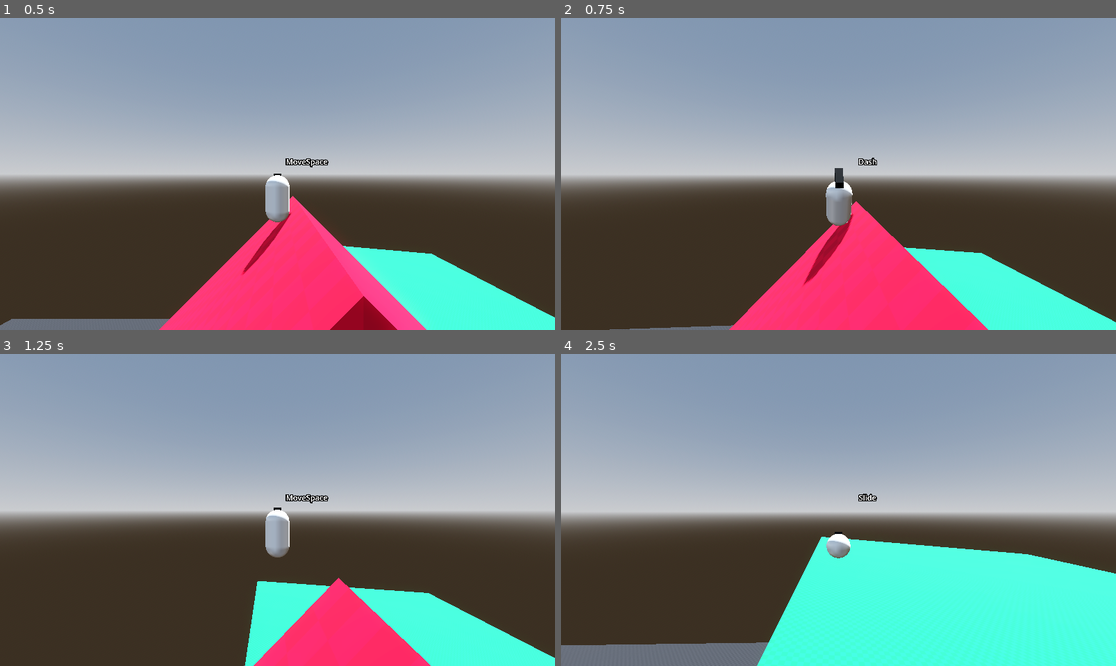
Above: before the commit, frames 1-4 (two rows, left to right).
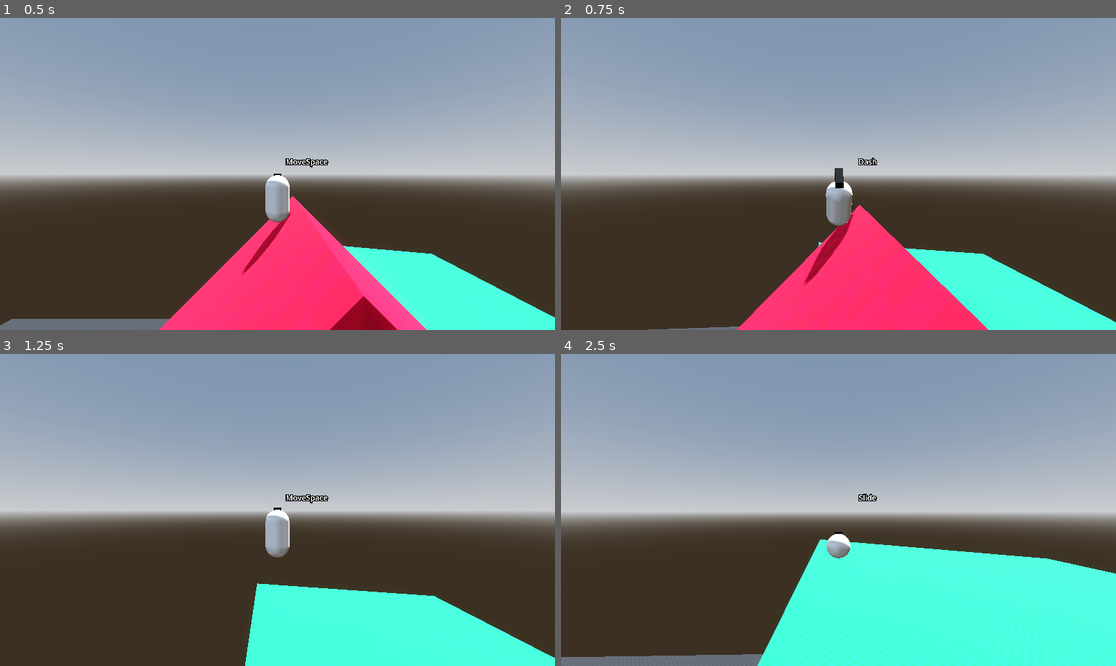
Above: after the commit, the same moments.

Repository: Gjosti/dev-sandbox
Game: Godot game, scene res://Levels/sandbox_level.tscn
Two runs of this game, one before a commit and one after it. Both use one fixed random seed, a clock stepped at 60 frames per second and the inputs below.
Inputs (mouse positions are in pixels of both pictures, inside the frame that each line leads up to):
- Up to frame 1 (0.5 s): no input
- Up to frame 2 (0.75 s): move the mouse to (866, 174) at 0.52 s; hold W (move_forward) from 0.53 s (still down); hold Shift (dash) from 0.53 s (still down); click (866, 174) at 0.67 s
- Up to frame 3 (1.25 s): keep holding W (move_forward); keep holding Shift (dash); tap Space (jump) at 0.77 s
- Up to frame 4 (2.5 s): keep holding W (move_forward); move the mouse to (810, 510) at 1.27 s; release Shift (dash) at 1.28 s; click (810, 510) at 1.35 s; tap Space (jump) at 1.52 s; tap Shift (dash) at 1.55, 2.3 s; move the mouse to (849, 503) at 2.02 s; hold Ctrl (crouch) from 2.03 s (still down)

Frame 1 is identical in both runs. In frame 2, 0.6% of the frame differs, in the area x 8-76%, y 58-100%; in frame 3, 4.8%, in the area x 43-83%, y 71-100%; in frame 4, 1.7%.

Commit message:
changed default dash speed modifier value

Diff:
--- a/Player/dash.gd
+++ b/Player/dash.gd
@@ -4,7 +4,7 @@
 @export var dash_cooldown: float = 0.5
 @export var extra_dashes: int = 1
 @export var dash_duration: float = 0.5
-@export var dash_speed_modifier: float = 2.0
+@export var dash_speed_modifier: float = 3.0
 @onready var timer: Timer = $Timer
 
 var direction: Vector3 = Vector3.ZERO
